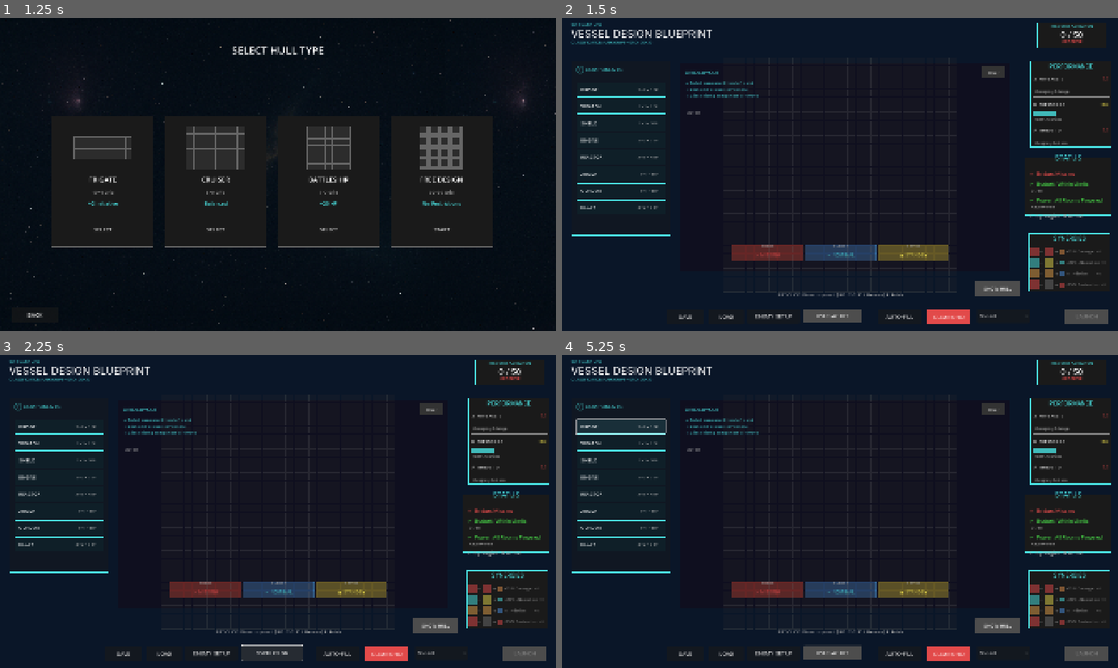
Above: before the commit, frames 1-4 (two rows, left to right).
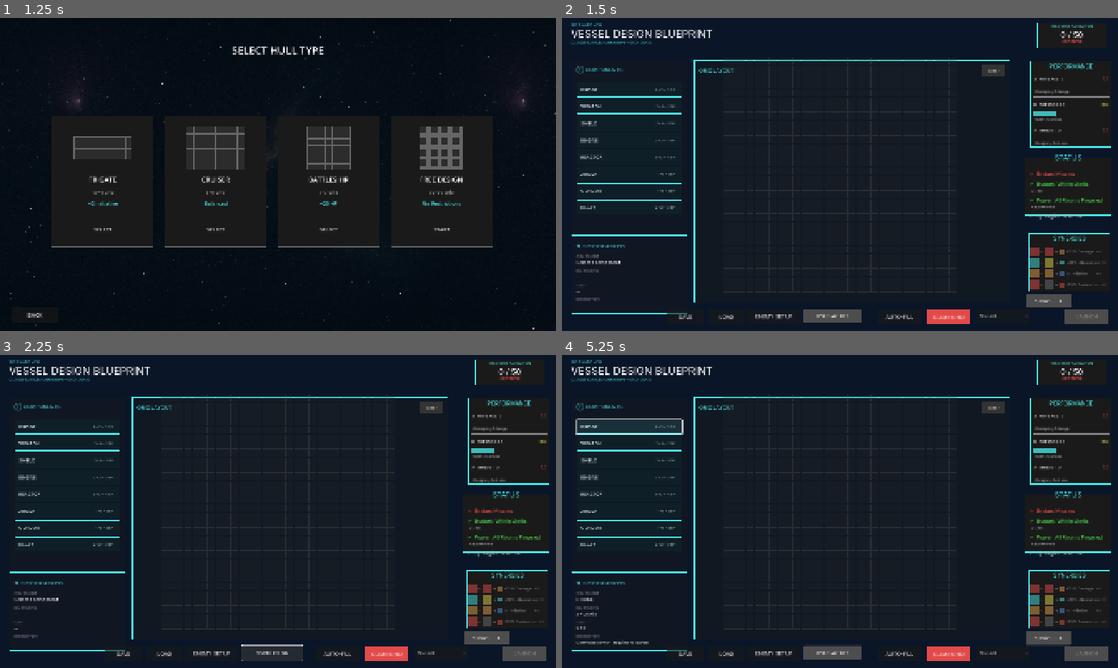
Above: after the commit, the same moments.

Repository: cautiouskurns/Startship-Designer
Game: Godot game, scene res://scenes/mission/MissionSelect.tscn
Two runs of this game, one before a commit and one after it. Both use one fixed random seed, a clock stepped at 60 frames per second and the inputs below. Sound files missing from this copy of the repository are replaced by a short silence.
Inputs (mouse positions are in pixels of both pictures, inside the frame that each line leads up to; where the layout moved, square brackets give the same spot in the first picture):
- Up to frame 1 (1.25 s): click "PATROL DUTY" at 0.5 s
- Up to frame 2 (1.5 s): click "START" at 1.25 s
- Up to frame 3 (2.25 s): click "OVERLAY: OFF" at 2 s
- Up to frame 4 (5.25 s): click "OVERLAY: ON" at 2.75 s; click "SHOW HULL" at 3.5 s; click "HIDE HULL" at 4.25 s; click (628, 426) [623, 426] at 5 s

Frame 1 is identical in both runs. In frame 2, 4.5% of the frame differs, in the area x 1-92%, y 13-95%; in frame 3, 4.5%; in frame 4, 4.7%.

Commit message:
feat: Add SpecificationsPanel for displaying component specifications and integrate with ShipDesigner

Diff:
--- a/scenes/designer/ShipDesigner.tscn
+++ b/scenes/designer/ShipDesigner.tscn
@@ -1,8 +1,9 @@
-[gd_scene load_steps=25 format=3 uid="uid://bh4cmg1gk2fmf"]
+[gd_scene load_steps=26 format=3 uid="uid://bh4cmg1gk2fmf"]
 
 [ext_resource type="Script" uid="uid://doyaokjn1138s" path="res://scripts/designer/ShipDesigner.gd" id="1"]
 [ext_resource type="Script" uid="uid://6tyxpgwy7jot" path="res://scripts/designer/ShipGrid.gd" id="1_grid"]
 [ext_resource type="PackedScene" uid="uid://gbexenfull3j" path="res://scenes/designer/components/RoomPalettePanel.tscn" id="2"]
+[ext_resource type="PackedScene" uid="uid://p7hx2grevdey" path="res://scenes/designer/components/SpecificationsPanel.tscn" id="2_specifications"]
 [ext_resource type="PackedScene" path="res://scenes/designer/components/ShipStatusPanel.tscn" id="3"]
 [ext_resource type="PackedScene" path="res://scenes/designer/components/SynergyGuidePanel.tscn" id="4"]
 [ext_resource type="PackedScene" uid="uid://b3vn8y4qxc7h2" path="res://scenes/designer/components/TemplateNameDialog.tscn" id="5_template_name"]
@@ -23,21 +24,26 @@
 bg_color = Color(0.3, 0.3, 0.3, 1)
 
 [sub_resource type="StyleBoxFlat" id="StyleBoxFlat_grid_panel"]
+bg_color = Color(0.0627451, 0.09411765, 0.13333334, 1)
+border_width_left = 1
+border_width_top = 1
+border_width_right = 1
+border_width_bottom = 1
+border_color = Color(0.290196, 0.886275, 0.886275, 1)
+
+[sub_resource type="StyleBoxFlat" id="StyleBoxFlat_clear_button_normal"]
+bg_color = Color(0.2, 0.2, 0.2, 1)
+
+[sub_resource type="StyleBoxFlat" id="StyleBoxFlat_clear_button_hover"]
+bg_color = Color(0.3, 0.3, 0.3, 1)
+
+[sub_resource type="StyleBoxFlat" id="StyleBoxFlat_grid_background"]
 bg_color = Color(0.0588235, 0.0588235, 0.121569, 1)
 border_width_left = 1
 border_width_top = 1
 border_width_right = 1
 border_width_bottom = 1
-border_color = Color(0.290196, 0.886275, 0.886275, 1)
-
-[sub_resource type="StyleBoxFlat" id="StyleBoxFlat_clear_button_normal"]
-bg_color = Color(0.2, 0.2, 0.2, 1)
-
-[sub_resource type="StyleBoxFlat" id="StyleBoxFlat_clear_button_hover"]
-bg_color = Color(0.3, 0.3, 0.3, 1)
-
-[sub_resource type="StyleBoxFlat" id="StyleBoxFlat_grid_background"]
-bg_color = Color(0.0588235, 0.0588235, 0.121569, 1)
+border_color = Color(0.22352941, 0.6392157, 0.6509804, 0.49803922)
 
 [sub_resource type="StyleBoxFlat" id="StyleBoxFlat_status_bridge"]
 bg_color = Color(0.4, 0.15, 0.15, 1)
@@ -149,6 +155,7 @@
 vertical_alignment = 1
 
 [node name="GridInstructions" type="Label" parent="."]
+visible = false
 layout_mode = 1
 anchors_preset = 7
 anchor_left = 0.5
@@ -264,10 +271,10 @@
 anchors_preset = 1
 anchor_left = 1.0
 anchor_right = 1.0
-offset_left = -493.0
-offset_top = 909.0
-offset_right = -338.0
-offset_bottom = 959.0
+offset_left = -318.0
+offset_top = 952.0
+offset_right = -163.0
+offset_bottom = 1002.0
 grow_horizontal = 0
 theme_override_colors/font_color = Color(1, 1, 1, 1)
 theme_override_font_sizes/font_size = 16
@@ -285,15 +292,23 @@
 layout_mode = 0
 offset_left = 33.0
 offset_top = 150.0
-offset_right = 373.0
+offset_right = 432.0
 offset_bottom = 750.0
 
+[node name="SpecificationsPanel" parent="." instance=ExtResource("2_specifications")]
+custom_minimum_size = Vector2(400, 200)
+layout_mode = 0
+offset_left = 33.0
+offset_top = 760.0
+offset_right = 433.0
+offset_bottom = 1020.0
+
 [node name="GridLayoutPanel" type="Panel" parent="."]
 layout_mode = 0
-offset_left = 408.0
-offset_top = 153.0
+offset_left = 457.0
+offset_top = 146.0
 offset_right = 1546.0
-offset_bottom = 873.0
+offset_bottom = 981.0
 theme_override_styles/panel = SubResource("StyleBoxFlat_grid_panel")
 
 [node name="GridLayoutHeader" type="HBoxContainer" parent="GridLayoutPanel"]
@@ -324,6 +339,7 @@
 text = "Clear"
 
 [node name="InstructionsPanel" type="VBoxContainer" parent="GridLayoutPanel"]
+visible = false
 layout_mode = 0
 offset_left = 16.0
 offset_top = 62.0
@@ -350,11 +366,12 @@
 text = "→ Click existing component to remove"
 
 [node name="GridBackground" type="Panel" parent="GridLayoutPanel"]
+visible = false
 layout_mode = 0
 offset_left = 16.0
-offset_top = 158.0
-offset_right = 764.0
-offset_bottom = 618.0
+offset_top = 74.0
+offset_right = 1072.0
+offset_bottom = 820.0
 theme_override_styles/panel = SubResource("StyleBoxFlat_grid_background")
 
 [node name="GridSizeLabel" type="Label" parent="GridLayoutPanel/GridBackground"]
@@ -368,11 +385,12 @@
 text = "10×4"
 
 [node name="StatusIndicators" type="HBoxContainer" parent="GridLayoutPanel"]
+visible = false
 layout_mode = 0
 offset_left = 180.0
-offset_top = 627.0
+offset_top = 755.0
 offset_right = 928.0
-offset_bottom = 687.0
+offset_bottom = 815.0
 theme_override_constants/separation = 8
 
 [node name="BridgeStatus" type="Panel" parent="GridLayoutPanel/StatusIndicators"]
@@ -574,6 +592,7 @@
 text = "LAUNCH"
 
 [node name="ShipGrid" type="Node2D" parent="."]
+z_index = 10
 position = Vector2(960, 540)
 script = ExtResource("1_grid")
 
--- /dev/null
+++ b/scenes/designer/components/SpecificationsPanel.tscn
@@ -0,0 +1,122 @@
+[gd_scene load_steps=3 format=3 uid="uid://p7hx2grevdey"]
+
+[ext_resource type="Script" uid="uid://c331jas1b832c" path="res://scripts/designer/SpecificationsPanel.gd" id="1"]
+
+[sub_resource type="StyleBoxFlat" id="StyleBoxFlat_specs_panel"]
+bg_color = Color(0.101961, 0.101961, 0.101961, 0.4)
+border_width_left = 1
+border_width_top = 1
+border_width_right = 1
+border_width_bottom = 1
+border_color = Color(0.290196, 0.886275, 0.886275, 1)
+
+[node name="SpecificationsPanel" type="Panel"]
+custom_minimum_size = Vector2(400, 260)
+offset_right = 400.0
+offset_bottom = 260.0
+theme_override_styles/panel = SubResource("StyleBoxFlat_specs_panel")
+script = ExtResource("1")
+
+[node name="VBoxContainer" type="VBoxContainer" parent="."]
+layout_mode = 1
+anchors_preset = 15
+anchor_right = 1.0
+anchor_bottom = 1.0
+grow_horizontal = 2
+grow_vertical = 2
+theme_override_constants/separation = 8
+
+[node name="MarginContainer" type="MarginContainer" parent="VBoxContainer"]
+layout_mode = 2
+theme_override_constants/margin_left = 16
+theme_override_constants/margin_top = 16
+theme_override_constants/margin_right = 16
+theme_override_constants/margin_bottom = 8
+
+[node name="HeaderLabel" type="Label" parent="VBoxContainer/MarginContainer"]
+layout_mode = 2
+theme_override_colors/font_color = Color(0.29, 0.886, 0.886, 1)
+theme_override_font_sizes/font_size = 18
+text = "⚒ SPECIFICATIONS"
+vertical_alignment = 1
+
+[node name="Spacer1" type="Control" parent="VBoxContainer"]
+visible = false
+custom_minimum_size = Vector2(0, 10)
+layout_mode = 2
+
+[node name="ContentMargin" type="MarginContainer" parent="VBoxContainer"]
+layout_mode = 2
+size_flags_vertical = 3
+theme_override_constants/margin_left = 16
+theme_override_constants/margin_right = 16
+theme_override_constants/margin_bottom = 16
+
+[node name="ContentContainer" type="VBoxContainer" parent="VBoxContainer/ContentMargin"]
+layout_mode = 2
+theme_override_constants/separation = 12
+
+[node name="ComponentSection" type="VBoxContainer" parent="VBoxContainer/ContentMargin/ContentContainer"]
+layout_mode = 2
+theme_override_constants/separation = 4
+
+[node name="ComponentLabel" type="Label" parent="VBoxContainer/ContentMargin/ContentContainer/ComponentSection"]
+layout_mode = 2
+theme_override_colors/font_color = Color(0.5, 0.5, 0.5, 1)
+theme_override_font_sizes/font_size = 12
+text = "COMPONENT"
+
+[node name="ComponentValue" type="Label" parent="VBoxContainer/ContentMargin/ContentContainer/ComponentSection"]
+layout_mode = 2
+theme_override_colors/font_color = Color(1, 1, 1, 1)
+theme_override_font_sizes/font_size = 16
+text = "Select a component"
+
+[node name="DimensionsSection" type="VBoxContainer" parent="VBoxContainer/ContentMargin/ContentContainer"]
+layout_mode = 2
+theme_override_constants/separation = 4
+
+[node name="DimensionsLabel" type="Label" parent="VBoxContainer/ContentMargin/ContentContainer/DimensionsSection"]
+layout_mode = 2
+theme_override_colors/font_color = Color(0.5, 0.5, 0.5, 1)
+theme_override_font_sizes/font_size = 12
+text = "DIMENSIONS"
+
+[node name="DimensionsValue" type="Label" parent="VBoxContainer/ContentMargin/ContentContainer/DimensionsSection"]
+layout_mode = 2
+theme_override_colors/font_color = Color(1, 1, 1, 1)
+theme_override_font_sizes/font_size = 14
+text = "—"
+
+[node name="CostSection" type="VBoxContainer" parent="VBoxContainer/ContentMargin/ContentContainer"]
+layout_mode = 2
+theme_override_constants/separation = 4
+
+[node name="CostLabel" type="Label" parent="VBoxContainer/ContentMargin/ContentContainer/CostSection"]
+layout_mode = 2
+theme_override_colors/font_color = Color(0.5, 0.5, 0.5, 1)
+theme_override_font_sizes/font_size = 12
+text = "COST"
+
+[node name="CostValue" type="Label" parent="VBoxContainer/ContentMargin/ContentContainer/CostSection"]
+layout_mode = 2
+theme_override_colors/font_color = Color(1, 1, 1, 1)
+theme_override_font_sizes/font_size = 14
+text = "—"
+
+[node name="DescriptionSection" type="VBoxContainer" parent="VBoxContainer/ContentMargin/ContentContainer"]
+layout_mode = 2
+theme_override_constants/separation = 4
+
+[node name="DescriptionLabel" type="Label" parent="VBoxContainer/ContentMargin/ContentContainer/DescriptionSection"]
+layout_mode = 2
+theme_override_colors/font_color = Color(0.5, 0.5, 0.5, 1)
+theme_override_font_sizes/font_size = 12
+text = "DESCRIPTION"
+
+[node name="DescriptionValue" type="Label" parent="VBoxContainer/ContentMargin/ContentContainer/DescriptionSection"]
+layout_mode = 2
+theme_override_colors/font_color = Color(1, 1, 1, 1)
+theme_override_font_sizes/font_size = 14
+text = "—"
+autowrap_mode = 3
--- a/scripts/designer/ShipDesigner.gd
+++ b/scripts/designer/ShipDesigner.gd
@@ -41,6 +41,9 @@
 
 ## Room palette panel
 @onready var room_palette: RoomPalettePanel = $RoomPalettePanel
+
+## Specifications panel
+@onready var specifications_panel: SpecificationsPanel = $SpecificationsPanel
 
 ## Ship status panel
 @onready var ship_status_panel: ShipStatusPanel = $ShipStatusPanel
@@ -897,6 +900,8 @@
 	room_palette.update_rotation_display(current_rotation)
 	# Update button availability based on new selection
 	update_palette_availability()
+	# Update specifications panel with selected room type
+	specifications_panel.update_specifications(room_type)
 
 ## Handle tile hover - show preview (Phase 7.2/7.3 - per-tile mixed preview states with rotation)
 ## Feature 2.1: Update drag line when dragging conduits
--- /dev/null
+++ b/scripts/designer/SpecificationsPanel.gd
@@ -0,0 +1,55 @@
+extends Panel
+class_name SpecificationsPanel
+
+## Panel displaying specifications for selected component
+
+## UI element references
+@onready var component_value: Label = $VBoxContainer/ContentMargin/ContentContainer/ComponentSection/ComponentValue
+@onready var dimensions_value: Label = $VBoxContainer/ContentMargin/ContentContainer/DimensionsSection/DimensionsValue
+@onready var cost_value: Label = $VBoxContainer/ContentMargin/ContentContainer/CostSection/CostValue
+@onready var description_value: Label = $VBoxContainer/ContentMargin/ContentContainer/DescriptionSection/DescriptionValue
+
+## Component descriptions
+const DESCRIPTIONS = {
+	RoomData.RoomType.BRIDGE: "Command center - required to launch",
+	RoomData.RoomType.WEAPON: "Offensive system - deals damage to enemies",
+	RoomData.RoomType.SHIELD: "Defensive system - absorbs incoming damage",
+	RoomData.RoomType.ENGINE: "Propulsion system - determines initiative",
+	RoomData.RoomType.REACTOR: "Powers adjacent rooms",
+	RoomData.RoomType.ARMOR: "Increases hull integrity",
+	RoomData.RoomType.CONDUIT: "Electrical wiring for power distribution",
+	RoomData.RoomType.RELAY: "Extends power range wirelessly"
+}
+
+func _ready():
+	# Show empty state initially
+	clear_display()
+
+## Update display with selected room type specifications
+func update_specifications(room_type: RoomData.RoomType):
+	if room_type == RoomData.RoomType.EMPTY:
+		clear_display()
+		return
+
+	# Get room data
+	var label = RoomData.get_label(room_type)
+	var size = RoomData.get_shape_size(room_type)
+	var cost = RoomData.get_cost(room_type)
+	var description = DESCRIPTIONS.get(room_type, "No description available")
+
+	# Extract room name from label (remove symbol prefix if present)
+	var parts = label.split(" ", false, 1)
+	var room_name = parts[1] if parts.size() >= 2 else label
+
+	# Update labels
+	component_value.text = room_name
+	dimensions_value.text = "%d × %d units" % [size.x, size.y]
+	cost_value.text = "%d BP" % cost
+	description_value.text = description
+
+## Clear display to empty state
+func clear_display():
+	component_value.text = "Select a component"
+	dimensions_value.text = "—"
+	cost_value.text = "—"
+	description_value.text = "—"
Not shown, added: scripts/designer/SpecificationsPanel.gd.uid
